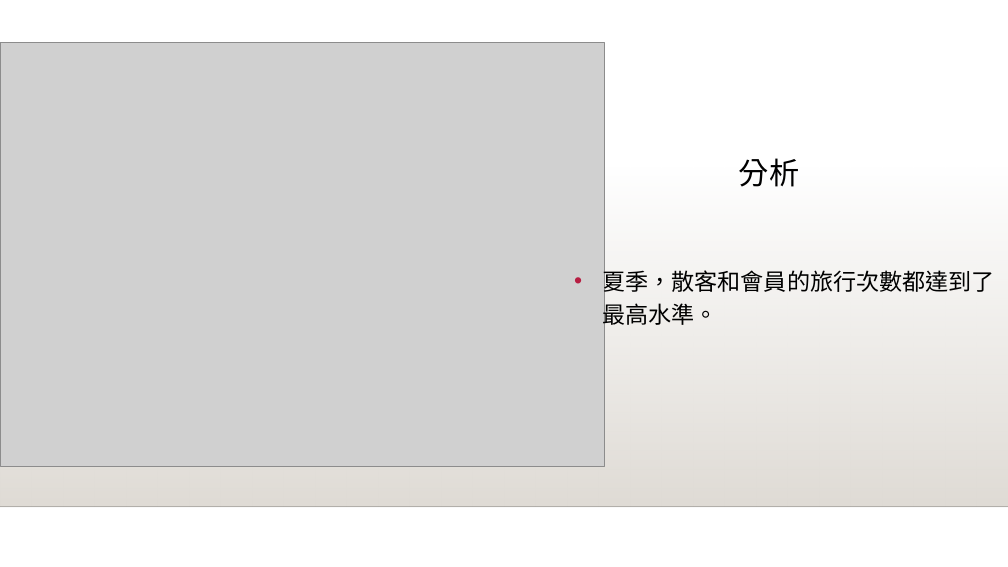
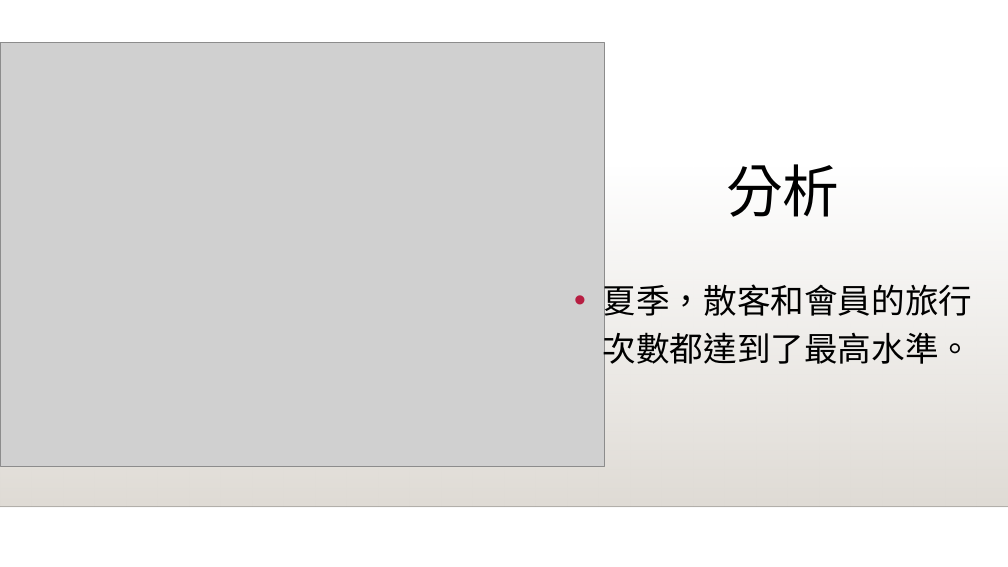
Before and after one commit to y4611676/Unanimous-Project, a slide deck: slide 8 of Analyze_project/Bike_Share/共享單車如何成功.pptx. Drawn at 1008x567 pixels with LibreOffice and Linux fonts; fonts in the diff are those of the drawing; grey boxes stand for pictures; background and template pictures are left out. Boxes give left, top, right and bottom in pixels: in the first picture for what was removed or moved away, otherwise in the second. Text is boxed around its words. In the diff, an @@ line names an element or a change of style, - is before the commit and + after.

```diff
--- a/Analyze_project/Bike_Share/共享單車如何成功.pptx
+++ b/Analyze_project/Bike_Share/共享單車如何成功.pptx
@@ title "分析": place and size @@
-title "分析" at (739,158,799,187)
+title "分析" at (726,164,839,217)
@@ title "分析" at (726,164,839,217): size 28.8 to 54 pt @@
@@ text "夏季，散客和會員的旅行次數都達到了最高水準。": place and size @@
-text "夏季，散客和會員的旅行次數都達到了最高水準。" at (603,266,995,329)
+text "夏季，散客和會員的旅行次數都達到了最高水準。" at (603,278,973,371)
@@ text "夏季，散客和會員的旅行次數都達到了最高水準。" at (603,278,973,371): size 22 to 32 pt @@
```
Also in this commit, not shown: 11 other slides changed, 1 other file.
